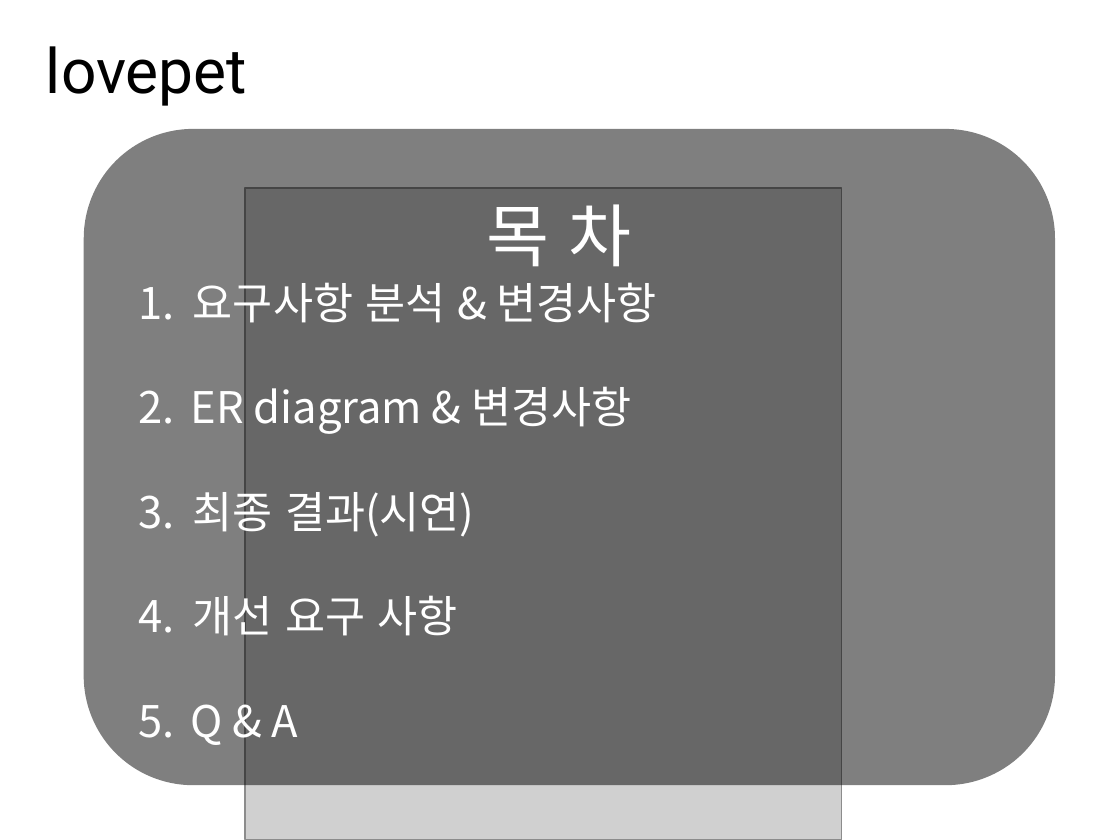
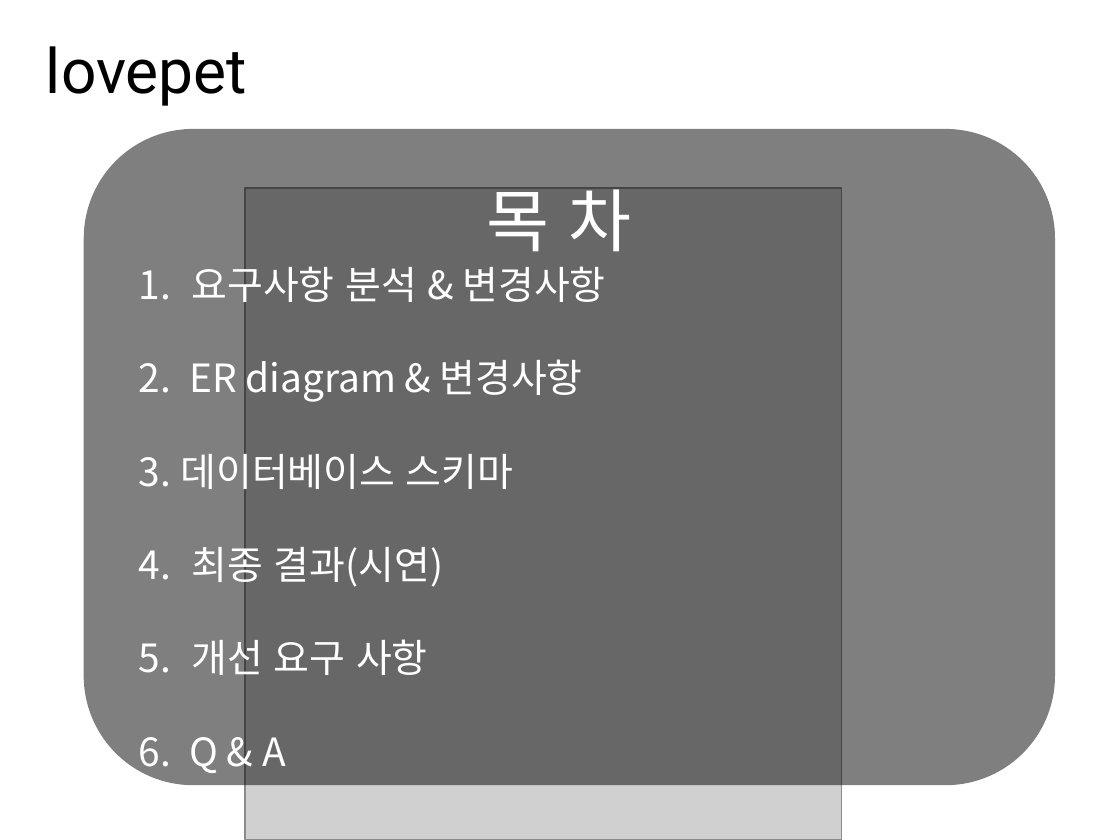
Before and after one commit to JeonBot/DB16_LovePet, a slide deck: slide 2 of LOVEPET_1조(최종).pptx. Drawn at 1120x840 pixels with LibreOffice and Linux fonts; fonts in the diff are those of the drawing; grey boxes stand for pictures. Boxes give left, top, right and bottom in pixels: in the first picture for what was removed or moved away, otherwise in the second. Text is boxed around its words. In the diff, an @@ line names an element or a change of style, - is before the commit and + after.

```diff
--- a/LOVEPET_1조(최종).pptx
+++ b/LOVEPET_1조(최종).pptx
@@ text "목 차" moved from (x1=191, y1=204, x2=657, y2=745) to (x1=181, y1=189, x2=632, y2=773) @@
@@ text at (x1=190, y1=259, x2=606, y2=773): size 28 to 25 pt in "요구사항 분석 & 변경사항", "ER diagram & 변경사항", "최종 결과(시연)", "개선 요구 사항" and 1 more places @@
@@ text at (x1=181, y1=453, x2=513, y2=489): paragraph added @@
+3. 데이터베이스 스키마
```
Also in this commit, not shown: 1 other slide changed, 3 slides added, 4 other files.
